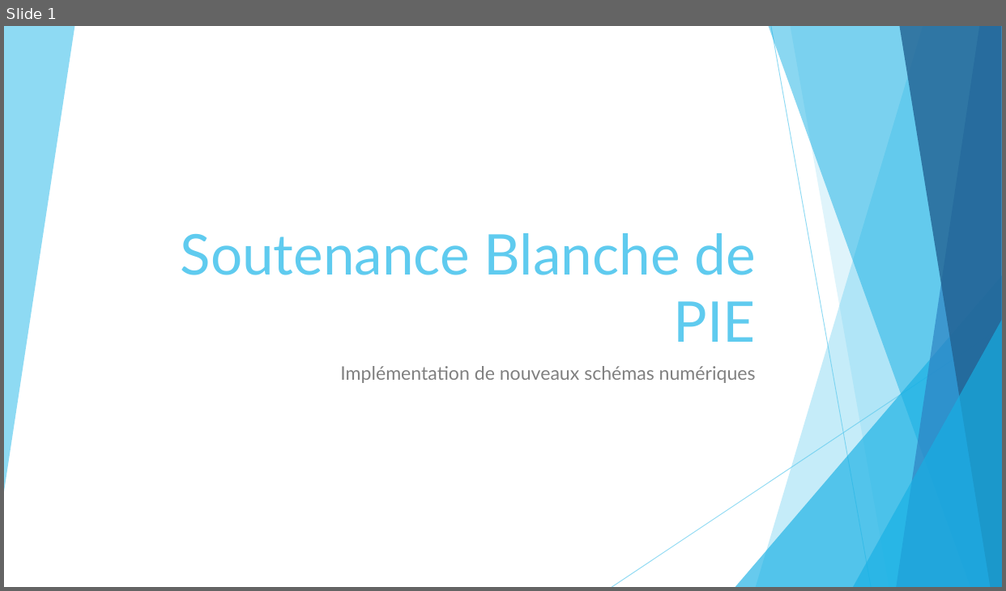
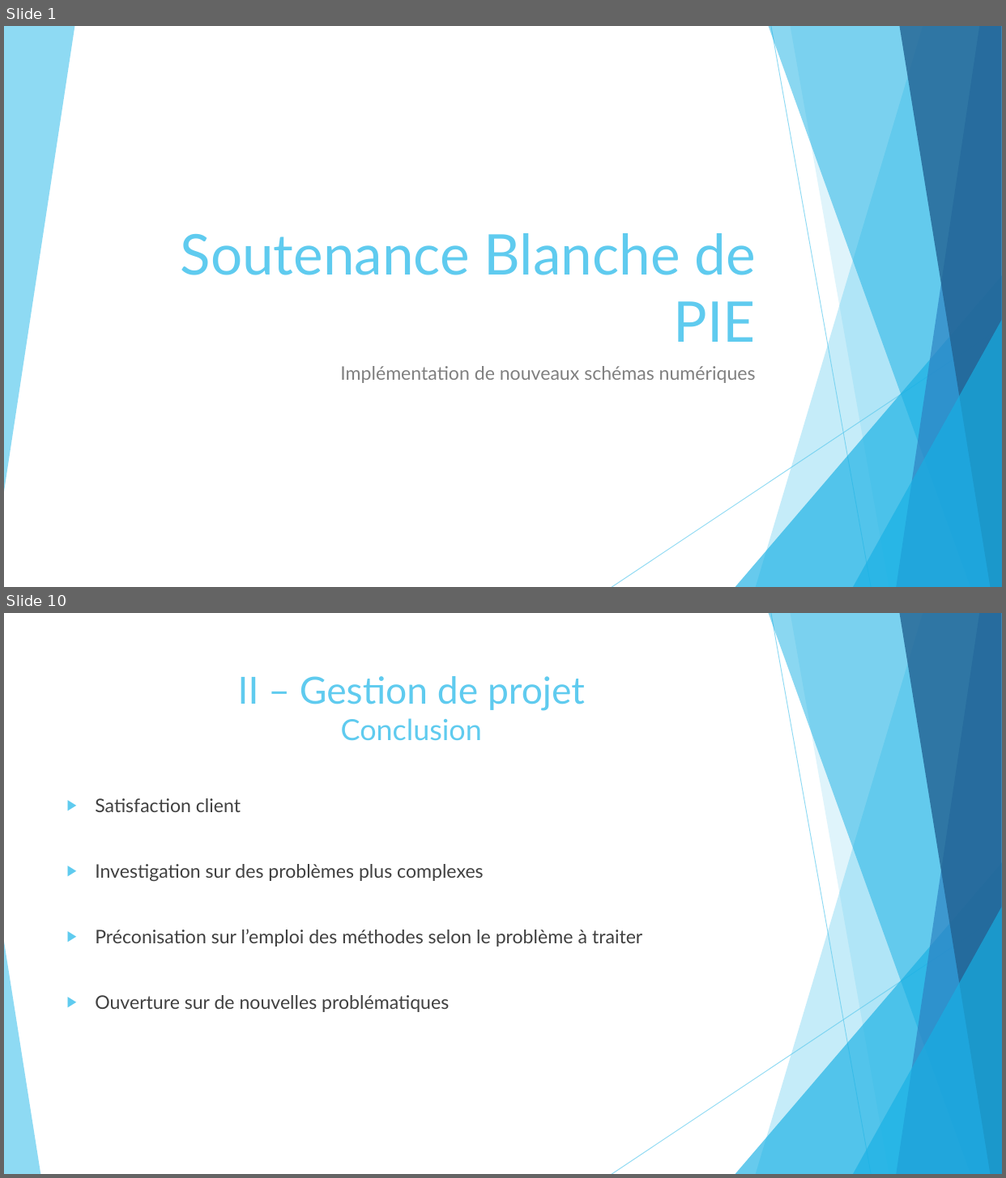
Before and after one commit to pierreXVI/PIE, a slide deck: oral_presentation/Oral_presentation_12_02_2019.pptx. Shown one above the other, each under a label of ours: slide 1 before the commit, slides 1 and 10 after it; the slides between them are not shown. The pictures are 1006x591 and 1006x1178 pixels, drawn with LibreOffice and Linux fonts; fonts in the diff are those of the drawing. Boxes give left, top, right and bottom in pixels: in the first picture for what was removed or moved away, otherwise in the second. Text is boxed around its words. In the diff, an @@ line names an element or a change of style, - is before the commit and + after.

```diff
--- a/oral_presentation/Oral_presentation_12_02_2019.pptx
+++ b/oral_presentation/Oral_presentation_12_02_2019.pptx
@@ slide 10 added at [4,613,1002,1174], background #FFFFFF; not listed: 9 template elements that a slide beside it also shows @@
@@ title added at [238,676,585,741], 36 pt, text #5FCBEF @@
+II – Gestion de projet
+Conclusion
@@ text added at [95,798,642,1012], 18 pt, text #404040 @@
+▶ Satisfaction client
+▶ Investigation sur des problèmes plus complexes
+▶ Préconisation sur l’emploi des méthodes selon le problème à traiter
+▶ Ouverture sur de nouvelles problématiques
@@ triangle added at [4,942,40,1174], fill #5FCBEF at 70% opacity @@
```
Also in this commit, not shown: 2 slides changed, 16 other slides added, 3 other files.
